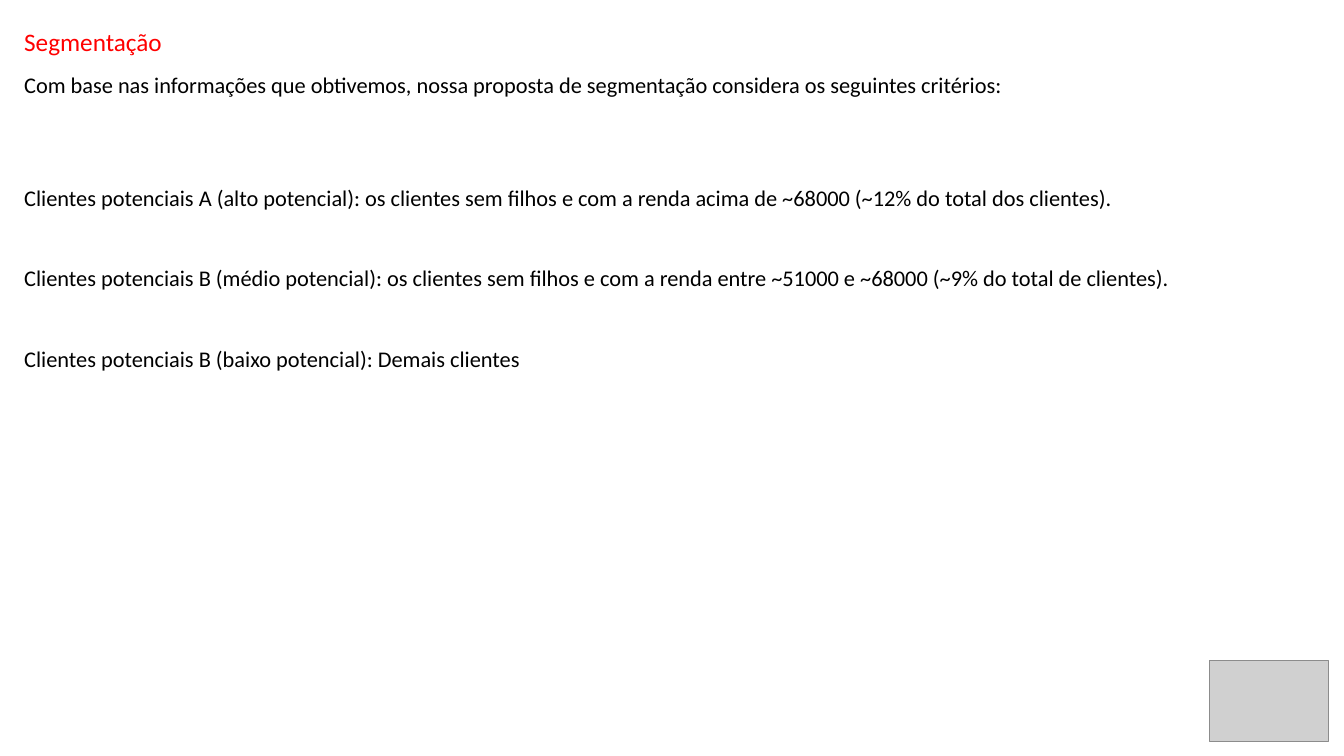
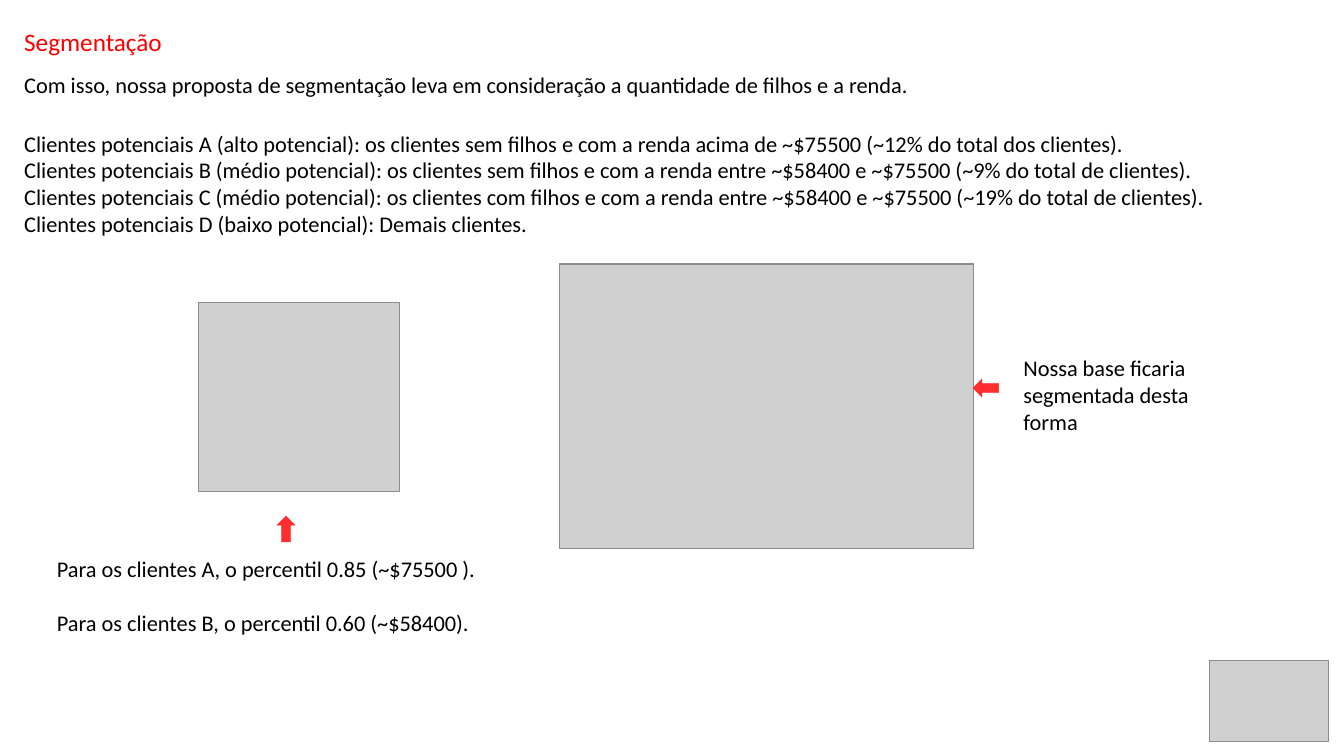
Before and after one commit to Danielgmelo/ifood, a slide deck: slide 22 of my_project/iFood CRM Data Analyst Case.pptx. Drawn at 1344x756 pixels with LibreOffice and Linux fonts; fonts in the diff are those of the drawing; grey boxes stand for pictures. Boxes give left, top, right and bottom in pixels: in the first picture for what was removed or moved away, otherwise in the second. Text is boxed around its words. In the diff, an @@ line names an element or a change of style, - is before the commit and + after.

```diff
--- a/my_project/iFood CRM Data Analyst Case.pptx
+++ b/my_project/iFood CRM Data Analyst Case.pptx
@@ text at box(24, 77, 907, 97): text changed @@
-Com base nas informações que obtivemos, nossa proposta de segmentação considera os seguintes critérios:
+Com isso, nossa proposta de segmentação leva em consideração a quantidade de filhos e a renda.
@@ text at box(24, 136, 1203, 236): text changed @@
-Clientes potenciais A (alto potencial): os clientes sem filhos e com a renda acima de ~68000 (~12% do total dos clientes).
-Clientes potenciais B (médio potencial): os clientes sem filhos e com a renda entre ~51000 e ~68000 (~9% do total de clientes).
-Clientes potenciais B (baixo potencial): Demais clientes
+Clientes potenciais A (alto potencial): os clientes sem filhos e com a renda acima de ~$75500 (~12% do total dos clientes).
+Clientes potenciais B (médio potencial): os clientes sem filhos e com a renda entre ~$58400 e ~$75500 (~9% do total de clientes).
+Clientes potenciais C (médio potencial): os clientes com filhos e com a renda entre ~$58400 e ~$75500 (~19% do total de clientes).
+Clientes potenciais D (baixo potencial): Demais clientes.
@@ picture added at box(560, 264, 973, 548) @@
@@ picture added at box(199, 302, 400, 492) @@
@@ right arrow added at box(973, 379, 999, 397), fill #FF2D2D, outline #FF2D2D 0.25 pt @@
@@ text added at box(1023, 360, 1189, 430), 16 pt, text #000000 @@
+Nossa base ficaria segmentada desta forma
@@ right arrow added at box(277, 516, 295, 542), fill #FF2D2D, outline #FF2D2D 0.25 pt @@
@@ text added at box(57, 561, 468, 635), 16 pt, text #000000 @@
+Para os clientes A, o percentil 0.85 (~$75500 ).
+Para os clientes B, o percentil 0.60 (~$58400).
```
Also in this commit, not shown: 2 other files.
